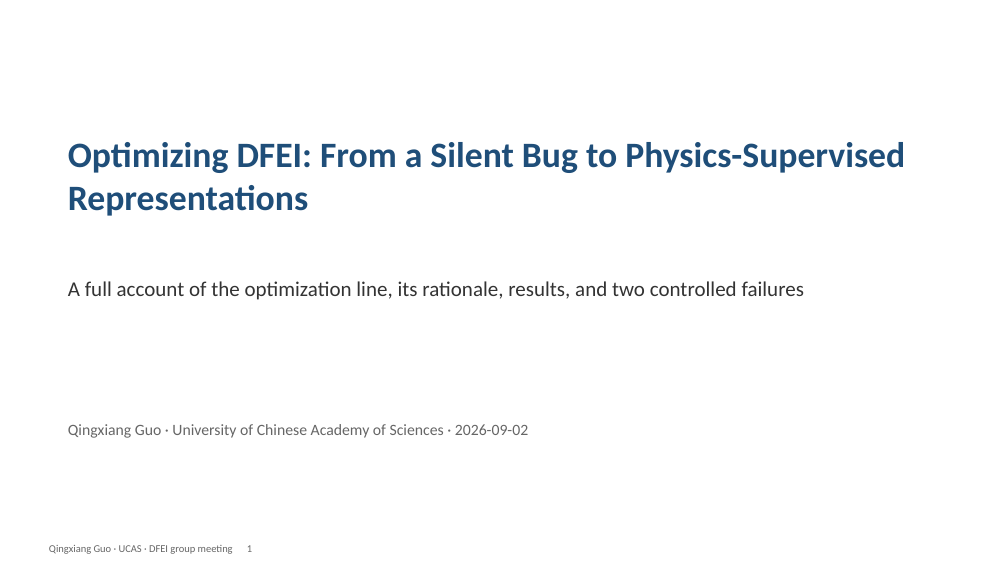
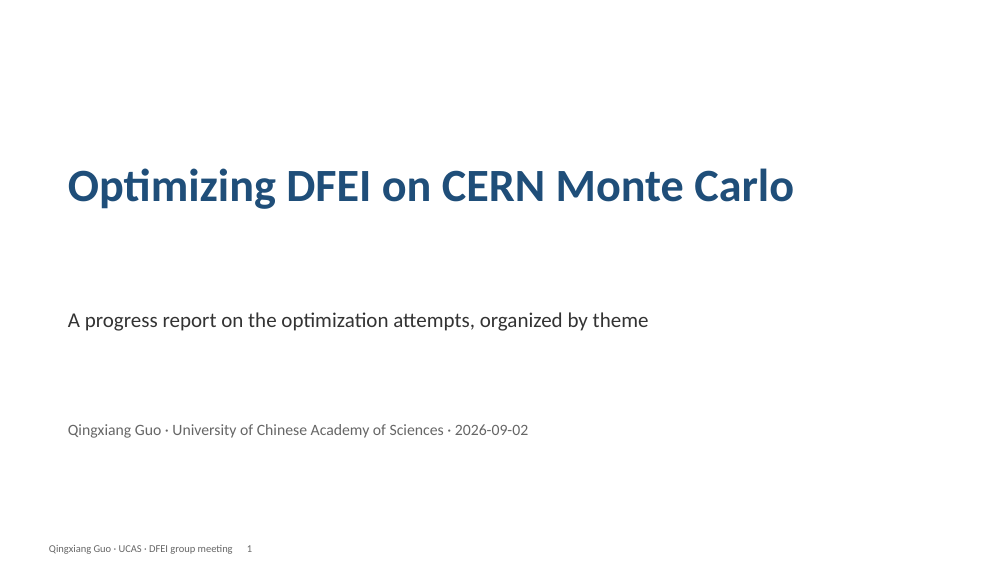
Before and after one commit to Aniedrew/dfei_ift, a slide deck: slide 1 of meeting_figs/DFEI_progress_20260902_EN.pptx. Drawn at 1008x567 pixels with LibreOffice and Linux fonts; fonts in the diff are those of the drawing. Boxes give left, top, right and bottom in pixels: in the first picture for what was removed or moved away, otherwise in the second. Text is boxed around its words. In the diff, an @@ line names an element or a change of style, - is before the commit and + after.

Commit message:
docs: restructure deck v3 (theme-based, line chart, larger title)

```diff
--- a/meeting_figs/DFEI_progress_20260902_EN.pptx
+++ b/meeting_figs/DFEI_progress_20260902_EN.pptx
@@ text at (68, 168, 794, 209): text changed; size 34 to 44 pt @@
-Optimizing DFEI: From a Silent Bug to Physics-Supervised Representations
+Optimizing DFEI on CERN Monte Carlo
@@ text at (68, 312, 649, 331): text changed @@
-A full account of the optimization line, its rationale, results, and two controlled failures
+A progress report on the optimization attempts, organized by theme
```
Also in this commit, not shown: 4 other slides changed, 6 slides added, 20 slides removed, 3 other files.
